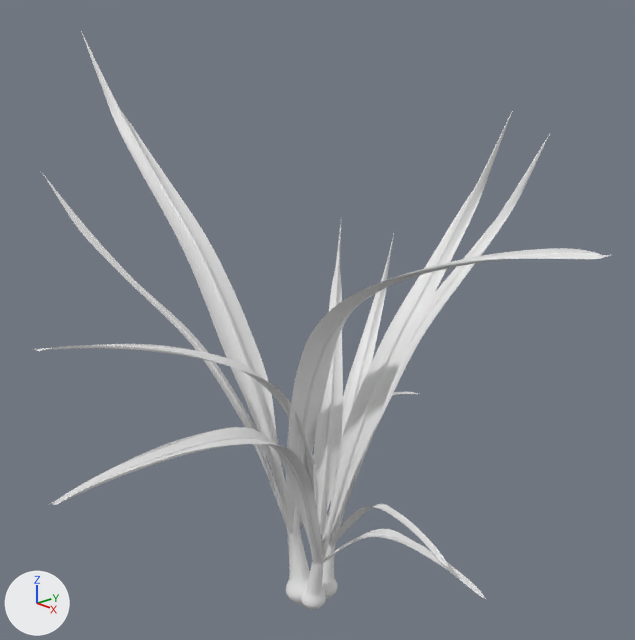
The Blender file 3D Model/Lemongrass.blend, before and after one commit.
Before and after are seen from a 50 mm camera at (4.19, -3.62, 3.56) aimed at (-0.1, 0.23, 1.59). Every picture has the same lights, and +X, +Y and +Z are marked at lower left.
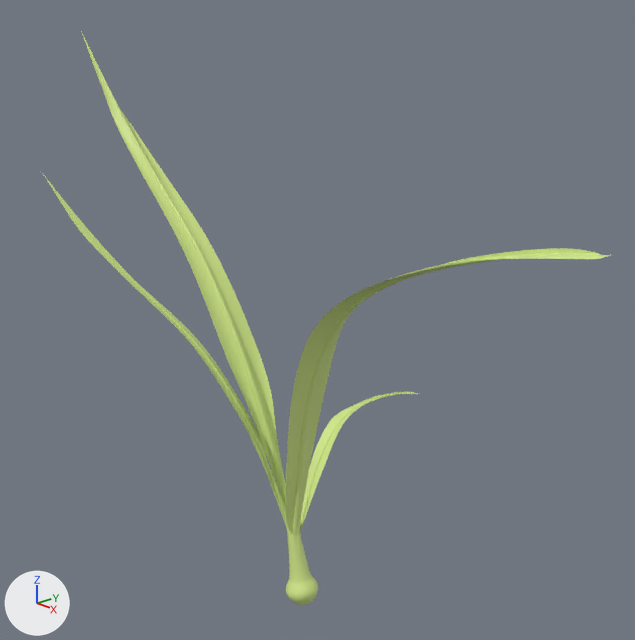
Pixel boxes (x1, y1, x2, y2) of what changed, in the pictures (635 x 640 px):
'Cylinder.006', recoloured (grey to green)
    both: (40, 32, 611, 605)
'Cylinder.001', hidden
    before: (48, 112, 512, 610)
'Cylinder.002', hidden
    before: (34, 134, 550, 599)

The change, as a diff of the scene's bpy script:
```diff
--- a/3D Model/Lemongrass.blend.py
+++ b/3D Model/Lemongrass.blend.py
@@ mat_material_001 @@
+mat_material_001 = principled_material('Material.001')
+mat_material_001.base_color = (0.64, 0.8, 0.251)  # green #d1e789
@@ me_cylinder_007 @@
 me_cylinder_007.from_pydata(...)  # 2122 vertices, 2036 faces; spans x -38.7..56.3, y -20.0..32.9, z -5.2..46.2
+me_cylinder_007.materials.append(mat_material_001)  # green #d1e789
@@ ob_cylinder_001 @@
 _m = ob_cylinder_001.modifiers.new('Subdivision', 'SUBSURF')
+ob_cylinder_001.hide_set(True)
@@ ob_cylinder_002 @@
 _m = ob_cylinder_002.modifiers.new('Subdivision', 'SUBSURF')
+ob_cylinder_002.hide_set(True)
```
